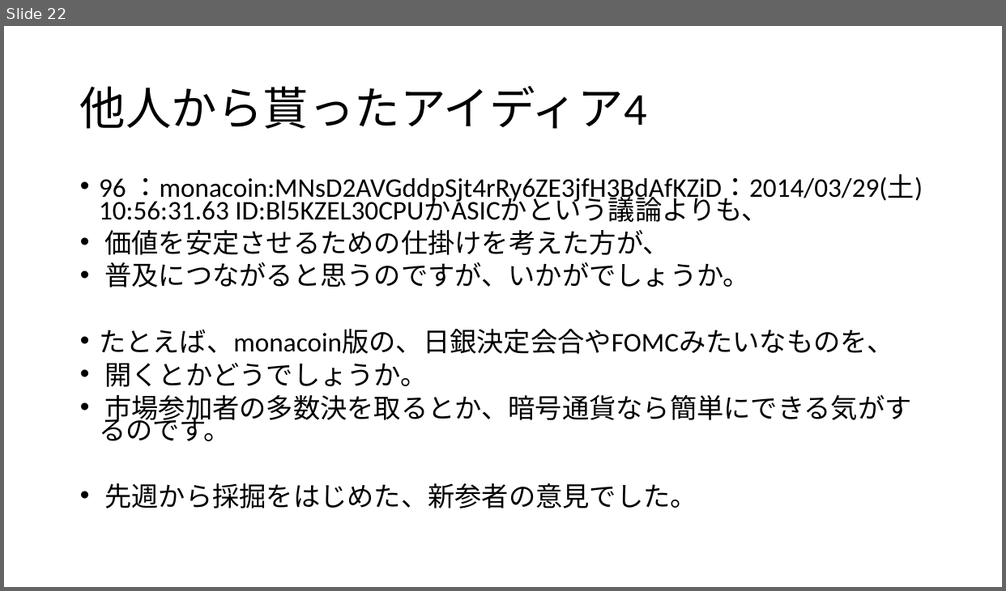
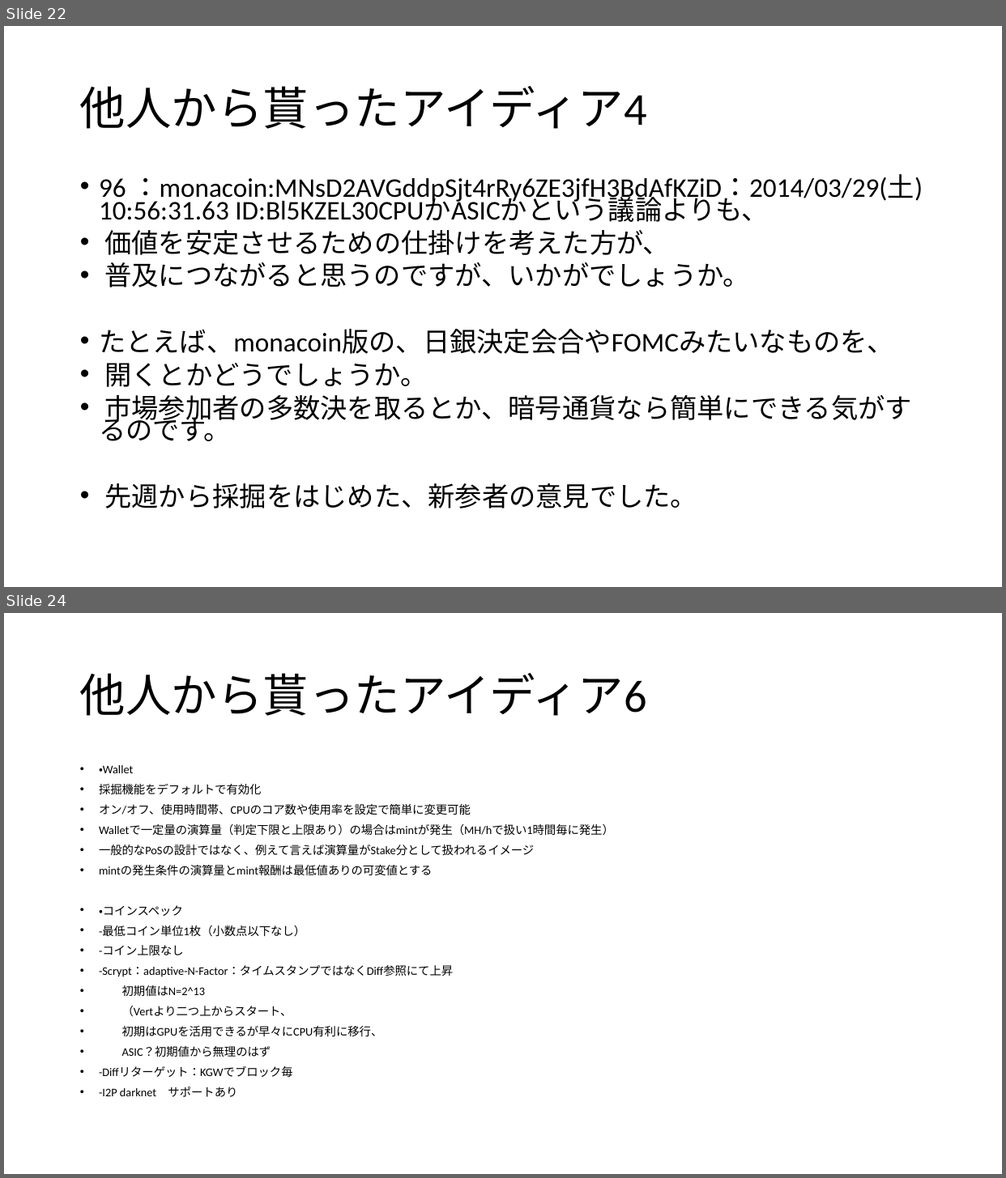
Before and after one commit to pizyumi/CREA, a slide deck: CREA2014/CREACOIN.pptx. Shown one above the other, each under a label of ours: slide 22 before the commit, slides 22 and 24 after it; the slides between them are not shown. The pictures are 1006x591 and 1006x1178 pixels, drawn with LibreOffice and Linux fonts; fonts in the diff are those of the drawing. Boxes give left, top, right and bottom in pixels: in the first picture for what was removed or moved away, otherwise in the second. Text is boxed around its words. In the diff, an @@ line names an element or a change of style, - is before the commit and + after.

```diff
--- a/CREA2014/CREACOIN.pptx
+++ b/CREA2014/CREACOIN.pptx
@@ slide 24 added at <box>4,613,1002,1174</box>, background #FFFFFF @@
@@ title added at <box>80,673,647,716</box>, 44 pt, text #000000 @@
+他人から貰ったアイディア6
@@ text added at <box>99,765,614,1097</box>, 11.2 pt, text #000000 @@
+• ・Wallet
+• 採掘機能をデフォルトで有効化
+• オン/オフ、使用時間帯、CPUのコア数や使用率を設定で簡単に変更可能
+• Walletで一定量の演算量（判定下限と上限あり）の場合はmintが発生（MH/hで扱い1時間毎に発生）
+• 一般的なPoSの設計ではなく、例えて言えば演算量がStake分として扱われるイメージ
+• mintの発生条件の演算量とmint報酬は最低値ありの可変値とする
+• ・コインスペック
+• -最低コイン単位1枚（小数点以下なし）
+• -コイン上限なし
+• -Scrypt：adaptive-N-Factor：タイムスタンプではなくDiff参照にて上昇
+• 初期値はN=2^13
+• （Vertより二つ上からスタート、
+• 初期はGPUを活用できるが早々にCPU有利に移行、
+• ASIC？初期値から無理のはず
+• -Diffリターゲット：KGWでブロック毎
+• -I2P darknet サポートあり
```
Also in this commit, not shown: 3 other slides added, 5 other files.
